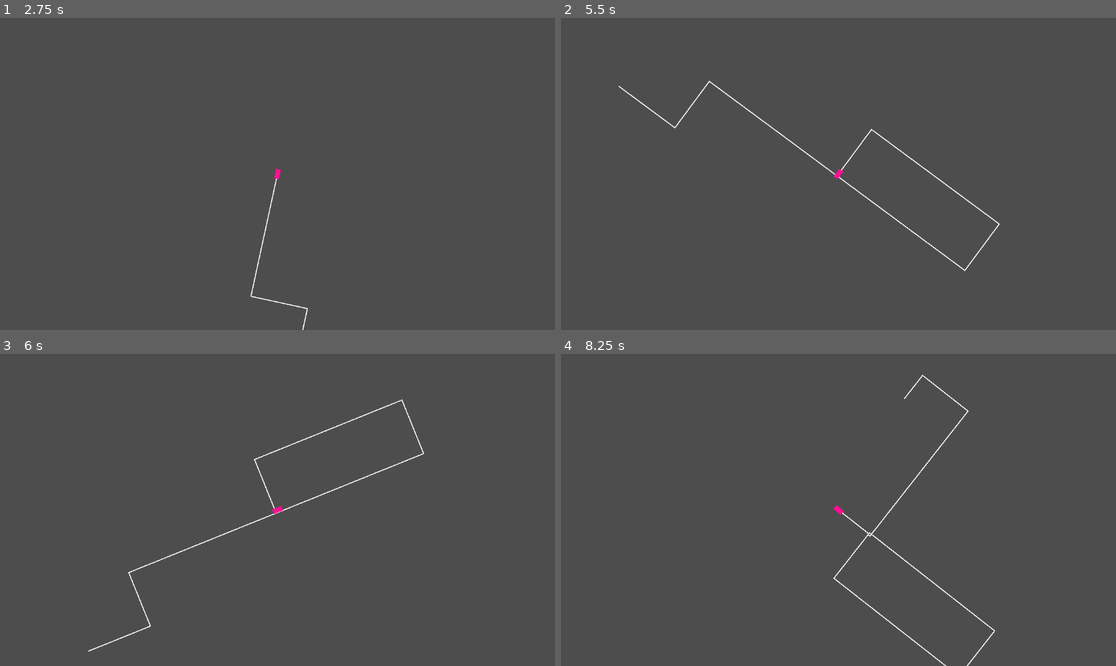
Above: before the commit, frames 1-4 (two rows, left to right).
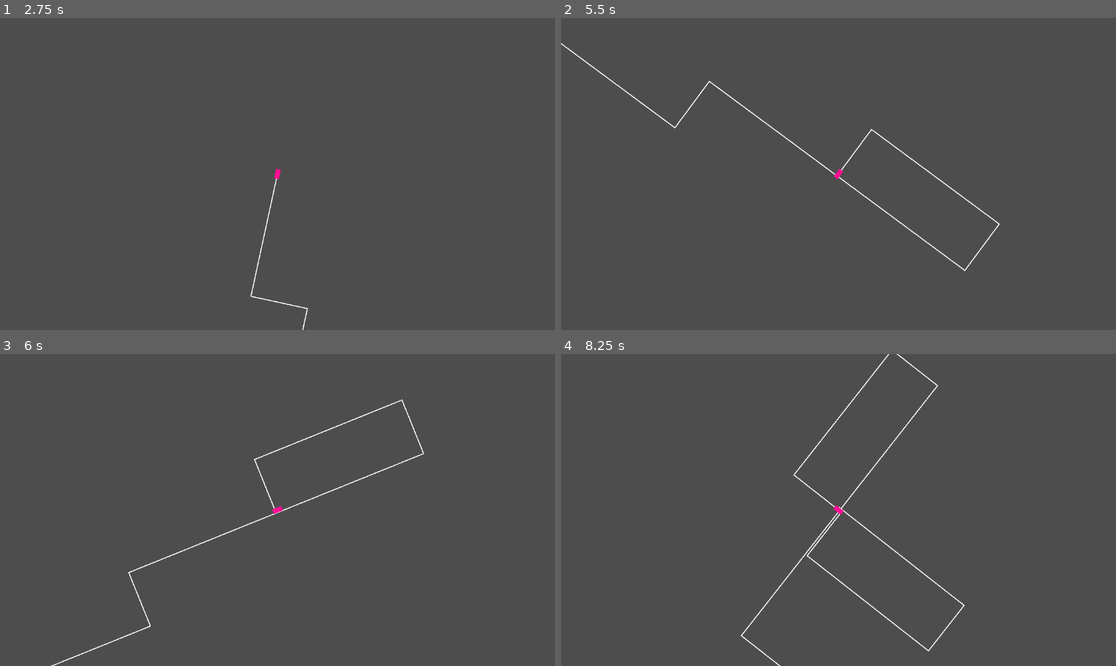
Above: after the commit, the same moments.

Repository: MaxMorfiX/GDTron
Game: Godot game, scene res://map.tscn
Two runs of this game, one before a commit and one after it. Both use one fixed random seed, a clock stepped at 60 frames per second and the inputs below.
Inputs:
- Up to frame 1 (2.75 s): tap Enter at 0.5 s; tap K (r2) at 0.6, 1.55, 2.3 s; tap S (l1) at 1.35 s; tap D (l2) at 2.1 s
- Up to frame 2 (5.5 s): tap F (l3) at 2.85 s; tap K (r2) at 3.05, 3.8, 4.55, 5.1 s; tap Left (l4) at 3.6 s; tap J (r1) at 4.35 s
- Up to frame 3 (6 s): tap L (r3) at 5.85 s
- Up to frame 4 (8.25 s): tap K (r2) at 6.05, 6.8, 7.35 s; tap Right (r4) at 6.6 s; tap S (l1) at 8.1 s

Frame 1 is identical in both runs. In frame 2, less than 0.1% of the frame differs, in the area x 0-11%, y 8-23%; in frame 3, less than 0.1%; in frame 4, 1.3%, in the area x 32-79%, y 0-100%.

Commit message:
code cleanup and formatting

Diff:
--- a/cycle/cycle.gd
+++ b/cycle/cycle.gd
@@ -1,7 +1,8 @@
 extends CharacterBody2D
-class_name cycle_2d
+class_name Cycle
 
 @export var color: Color
+@export var trail_length: float = 3000
 
 var speed: float = 600
 var min_timeout: float = 0.02
@@ -18,6 +19,7 @@
 
 func _ready() -> void:
 	self_modulate = color
+	trail.max_length = trail_length
 	%Trails.add_child(trail)
 
 func _physics_process(delta: float) -> void:
@@ -53,3 +55,6 @@
 func rotate_cycle(ang: float) -> void:
 		rotation_degrees += ang
 		timeout = 0
+
+func wall_approached(shape: CollisionShape2D) -> void:
+	pass
--- a/cycle/trail.gd
+++ b/cycle/trail.gd
@@ -1,9 +1,9 @@
 extends Line2D
 class_name Trail
 
-@onready var body = $StaticBody2D
+@onready var body := $StaticBody2D
 
-var last_rotation = 0
+var last_rotation: float = 0
 var shapes: Array[CollisionShape2D] = []
 var max_length: float = 1500
 
@@ -16,29 +16,36 @@
 func update(pos: Vector2, rot: float) -> void:
 	#print("trail: ", points)
 
-	var p_size = points.size()
+	#extend the last point
+	if rot == last_rotation and points.size() > 1:
+		extend_last_point_to(pos)
+		return
+	#else create a new point
 
-	if rot == last_rotation and p_size > 1:
-		var diff := pos - points[p_size-1]
-		var diffl = diff.length()
+	add_new_point(pos, rot)
 
-		points[p_size-1] = pos
+func extend_last_point_to(pos: Vector2) -> void:
 
-		shapes[p_size-2].shape.size.y += diffl
-		shapes[p_size-2].position += diff/2
+	var p_size: int = points.size()
 
-		handle_length(diffl)
+	var diff := pos - points[p_size-1]
+	var diffl := diff.length()
 
-		return
+	points[p_size-1] = pos
+
+	shapes[p_size-2].shape.size.y += diffl
+	shapes[p_size-2].position += diff/2
+
+	handle_length(diffl)
+
+func  add_new_point(pos: Vector2, rot: float) -> void:
 
 	add_point(pos)
-	p_size += 1
-
 	last_rotation = rot
 
 	#collision logic
 
-	if p_size < 2: return
+	if points.size() < 2: return
 
 	var p1 := points[points.size() - 2]
 	var p2 := pos
@@ -63,7 +70,7 @@
 
 	var shorten_amount := length - max_length
 	var vec2 := points[1] - points[0]
-	var l = vec2.length()
+	var l := vec2.length()
 	#print("p1: ", points[1], "p2: ", points[2])
 	#print("l: ", l, ", shorten_amount: ", shorten_amount, "vec2: ", vec2)
 	if l <= shorten_amount or shapes[0].shape.size.y <= shorten_amount: #very bad workaround that has to be implemented
@@ -88,3 +95,10 @@
 
 
 	#print("moving toward; after: ", points[0])
+
+
+
+func _on_area_2d_body_shape_entered(_body_rid: RID, _body: Node2D, _body_shape_index: int, local_shape_index: int) -> void:
+	if body != Cycle: return
+
+	body.wall_approached(body.shape_find_owner(local_shape_index))
--- a/cycle/trail.tscn
+++ b/cycle/trail.tscn
@@ -2,14 +2,7 @@
 
 [ext_resource type="Script" uid="uid://h4dym6i06irx" path="res://cycle/trail.gd" id="1_coebx"]
 
-[sub_resource type="RectangleShape2D" id="RectangleShape2D_coebx"]
-size = Vector2(10, 20)
-
 [node name="Trail" type="Line2D" unique_id=1164632653]
 script = ExtResource("1_coebx")
 
-[node name="StaticBody2D" type="StaticBody2D" parent="." unique_id=1441131520]
-
-[node name="CollisionShape2D" type="CollisionShape2D" parent="StaticBody2D" unique_id=269888941]
-visible = false
-shape = SubResource("RectangleShape2D_coebx")
+[node name="StaticBody2D" type="StaticBody2D" parent="." unique_id=1399111166]
--- a/project.godot
+++ b/project.godot
@@ -14,6 +14,10 @@
 run/main_scene="uid://d0lyeeup30oc2"
 config/features=PackedStringArray("4.6", "Forward Plus")
 config/icon="res://icon.svg"
+
+[debug]
+
+gdscript/warnings/untyped_declaration=2
 
 [input]
 
